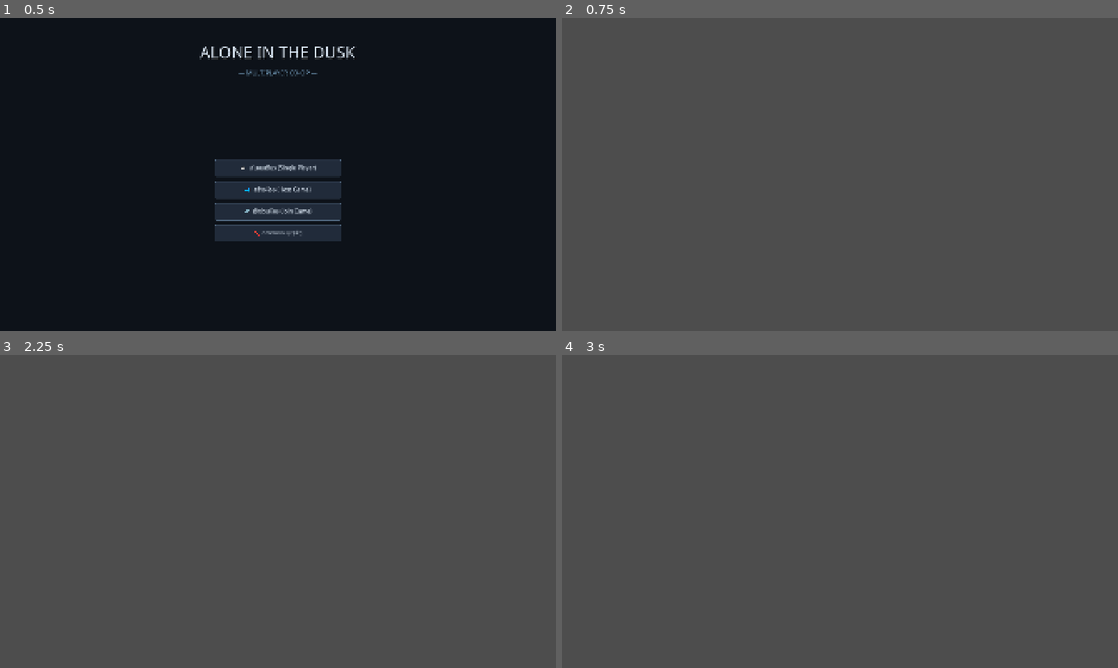
Above: before the commit, frames 1-4 (two rows, left to right).
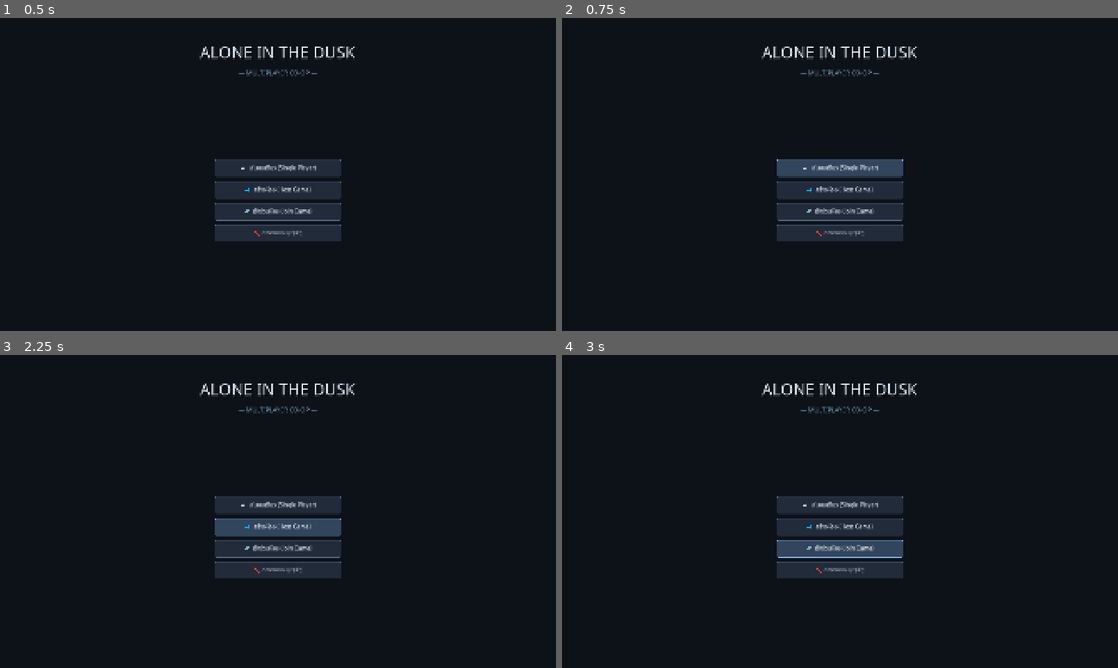
Above: after the commit, the same moments.

Repository: fimlnwza007/In-the-dark
Game: Godot game, scene res://Scenes/start_scene.tscn
The game is run twice, just before and just after one commit, with the same random seed, the same clock (stepped at 60 frames per second) and the same inputs.
Inputs (mouse positions are in pixels of both pictures, inside the frame that each line leads up to):
- Up to frame 1 (0.5 s): no input
- Up to frame 2 (0.75 s): click "🎮 เล่นคนเดียว (Single Player)" at 0.5 s
- Up to frame 3 (2.25 s): click (278, 505) at 1.25 s, where only the run after the commit has a clickable "🎮 เล่นคนเดียว (Single Player)"; click (278, 527) at 2 s, where only the run after the commit has a clickable "🌐 สร้างห้อง (Host Game)"
- Up to frame 4 (3 s): click (840, 549) at 2.75 s, where only the run after the commit has a clickable "🔗 เข้าร่วมห้อง (Join Game)"

Frame 1 is identical in both runs. In frame 2, 100% of the frame differs, in the area x 0-100%, y 0-100%; in frame 3, 100%; in frame 4, 100%.
Error after the commit: Parse Error: Expected statement, found "/" instead. (res://Scripts/start_menu.gd:139)

Commit message:
Update start_menu.gd

Diff:
--- a/Scripts/start_menu.gd
+++ b/Scripts/start_menu.gd
@@ -135,12 +135,13 @@
 # --- Button Handlers ---
 
 func _on_single_player_btn_pressed() -> void:
-	if _is_transitioning:
-		return
-	_is_transitioning = true
-	set_status("กำลังเข้าสู่เกม...", false)
-	var p_name = host_name_input.text if (host_name_input and not host_name_input.text.is_empty()) else "Player"
-	NetworkManager.start_singleplayer(p_name)
+	get_tree().change_scene_to_file("res://scenes/main.tscn")
+	//if _is_transitioning:
+		//return
+	//_is_transitioning = true
+	//set_status("กำลังเข้าสู่เกม...", false)
+	//var p_name = host_name_input.text if (host_name_input and not host_name_input.text.is_empty()) else "Player"
+	//NetworkManager.start_singleplayer(p_name)
 
 func _on_host_game_btn_pressed() -> void:
 	set_status("")
